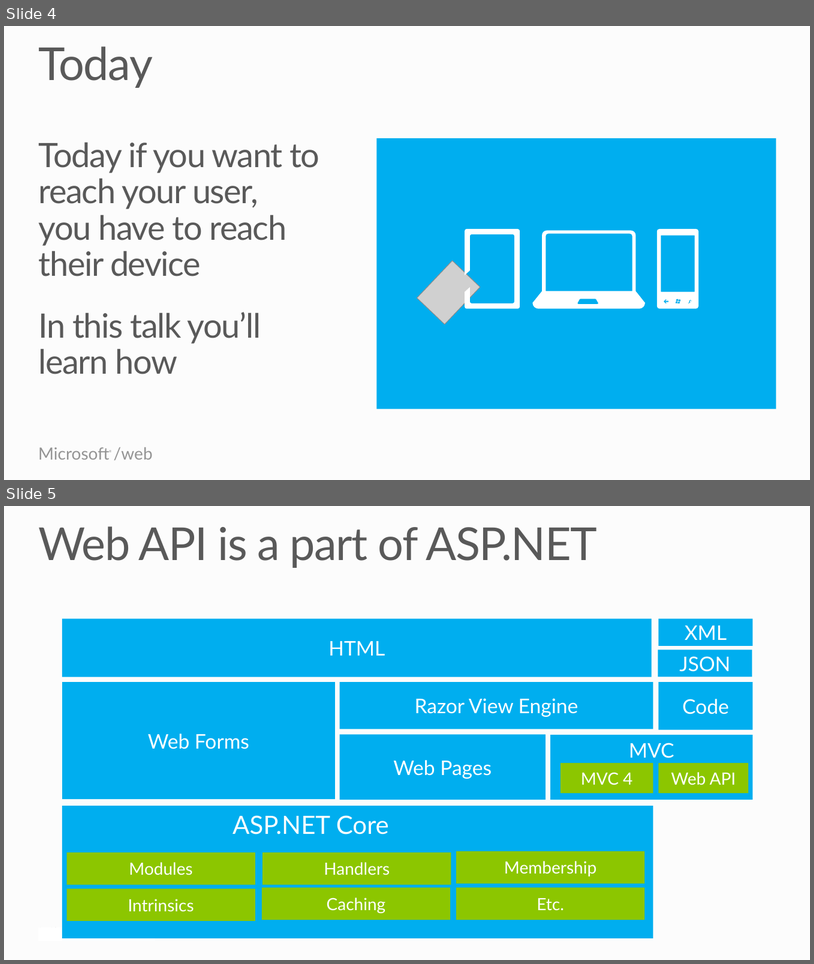
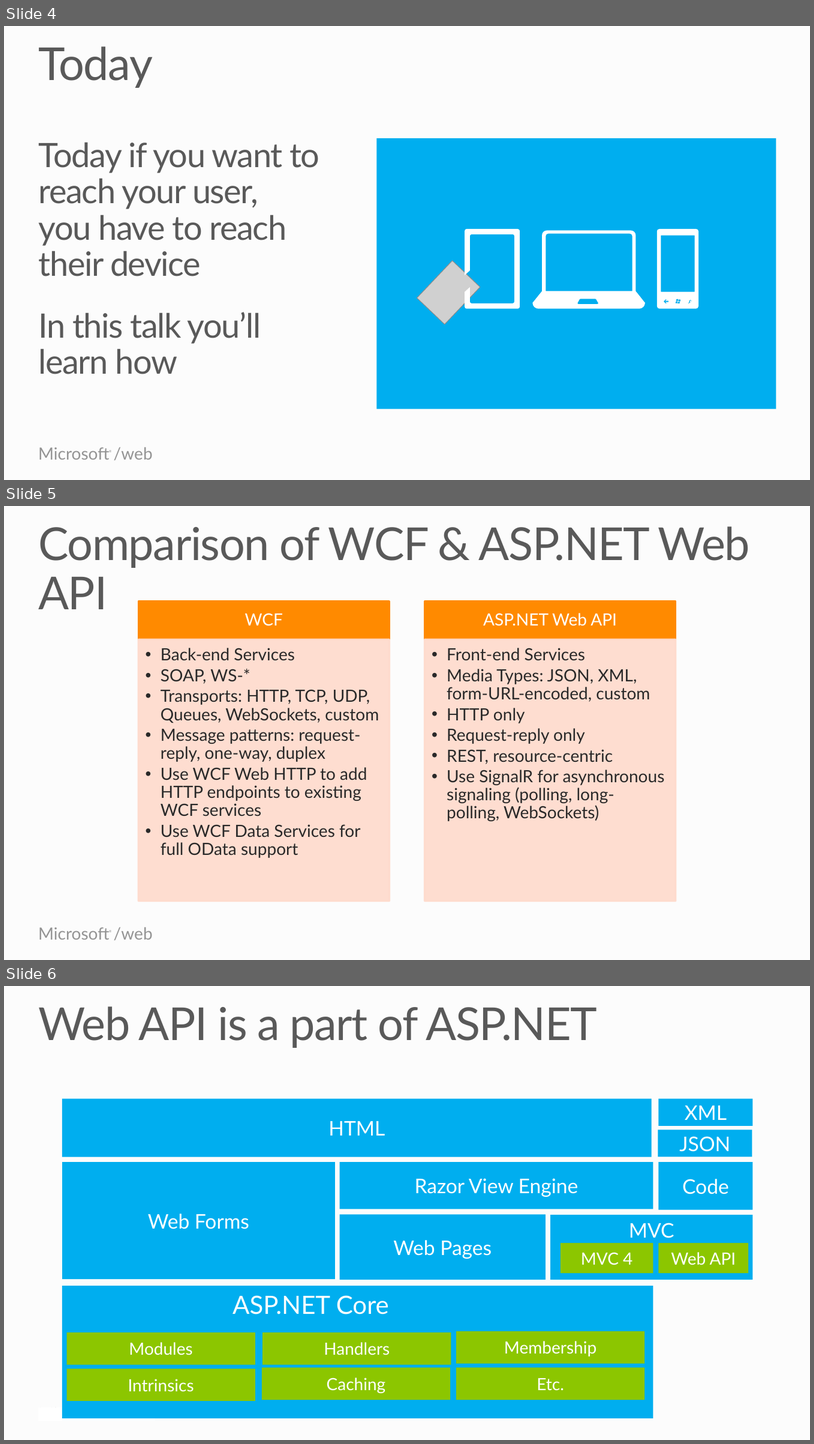
Before and after one commit to Microsoft-Web/WebTK-Presentations, a slide deck: AddingWebApiToASPNETSite/AddingWebApiToASPNETSite.pptx. Shown one above the other, each under a label of ours: slides 4 and 5 before the commit, slides 4, 5 and 6 after it. The pictures are 814x964 and 814x1444 pixels, drawn with LibreOffice and Linux fonts; fonts in the diff are those of the drawing; grey boxes stand for pictures. Boxes give left, top, right and bottom in pixels: in the first picture for what was removed or moved away, otherwise in the second. Text is boxed around its words. In the diff, an @@ line names an element or a change of style, - is before the commit and + after.

Commit message:
updated Web API deck to include comparison of WCF Web API and ASP.NET Web API

```diff
--- a/AddingWebApiToASPNETSite/AddingWebApiToASPNETSite.pptx
+++ b/AddingWebApiToASPNETSite/AddingWebApiToASPNETSite.pptx
@@ slide 5 added at bbox=[4, 506, 810, 960], background #FCFCFC; not listed: 2 template elements that a slide beside it also shows @@
@@ title added at bbox=[38, 526, 751, 609], 54 pt, text #595959 @@
+Comparison of WCF & ASP.NET Web API
@@ group added at bbox=[138, 601, 676, 900]: 4 rectangles, 4 texts @@
+WCF
+  •• Back-end Services
+  •• SOAP, WS-*
+  •• Transports: HTTP, TCP, UDP, Queues, WebSockets, custom
+  •• Message patterns: request-reply, one-way, duplex
+  •• Use WCF Web HTTP to add HTTP endpoints to existing WCF services
+  •• Use WCF Data Services for full OData support
+ASP.NET Web API
+  •• Front-end Services
+  •• Media Types: JSON, XML, form-URL-encoded, custom
+  •• HTTP only
+  •• Request-reply only
+  •• REST, resource-centric
+  •• Use SignalR for asynchronous signaling (polling, long-polling, WebSockets)
@@ what was slide 5 is now slide 6 @@
```
